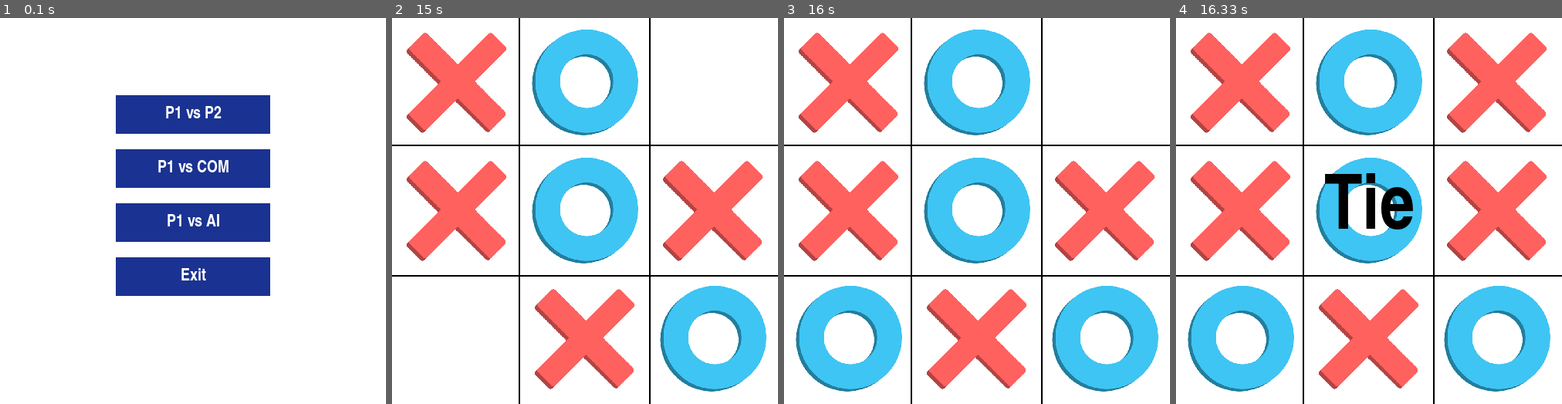
Above: before the commit, frames 1-4 (left to right).
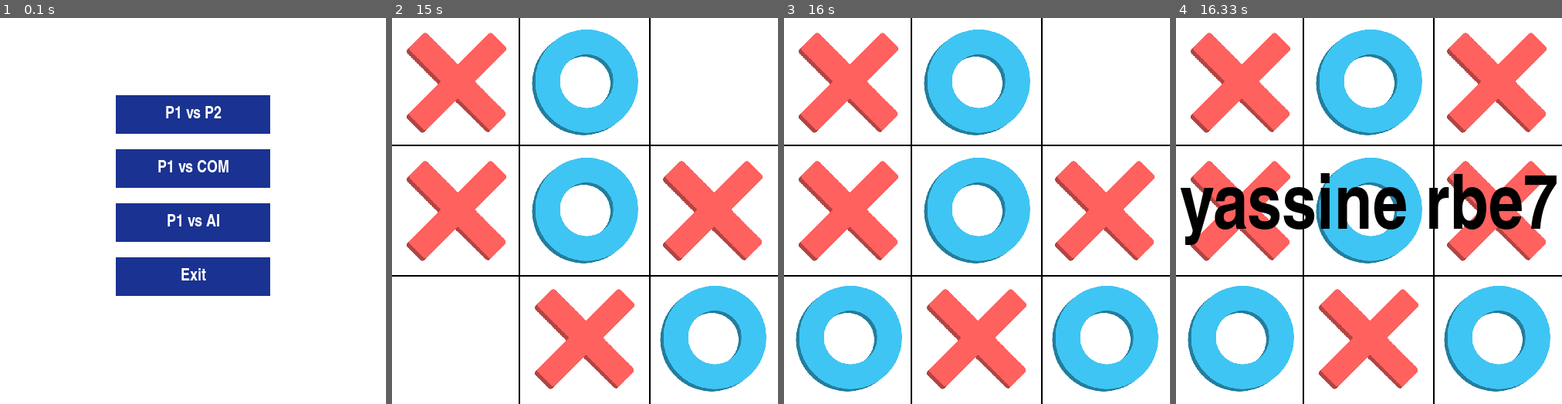
Above: after the commit, the same moments.

Repository: vyper0016/tic-tac-toe-pygame
Game: pygame game, started from tic.py
Two runs of this game, one before a commit and one after it. Both use one fixed random seed, a clock stepped at 60 frames per second and the inputs below.
Inputs (mouse positions are in pixels of both pictures, inside the frame that each line leads up to):
- Up to frame 1 (0.1 s): no input
- Up to frame 2 (15 s): click "P1 vs AI" at 0.38 s; click (457, 83) at 0.72 s; click (585, 83) at 1.15 s; move the mouse to (442, 172) at 1.43 s; click (442, 172) at 1.7 s; hold Down 7.97-8.43 s; tap Z at 8.03, 8.33, 8.53 s; hold Up 8.47-8.83 s; tap Enter at 8.87 s; click (469, 226) at 9.25 s; move the mouse to (538, 249) at 9.53 s; click (538, 249) at 9.7 s; click (577, 346) at 10.28 s; move the mouse to (546, 118) at 10.7 s; click (546, 118) at 11.05 s; move the mouse to (662, 164) at 11.53 s; click (662, 164) at 11.93 s; move the mouse to (727, 357) at 12.47 s; click (727, 357) at 12.92 s; click (457, 83) at 13.97 s; move the mouse to (515, 342) at 14.57 s
- Up to frame 3 (16 s): click (907, 342) at 15.05 s
- Up to frame 4 (16.33 s): click (1496, 83) at 16.17 s

Frames 1-3 are identical in both runs. In frame 4, 6.1% of the frame differs, in the area x 1-99%, y 40-59%.

Commit message:
Add files via upload
finally working (implemented alpha, beta for faster computations)

Diff:
--- a/tic.py
+++ b/tic.py
@@ -168,9 +168,9 @@
     def play(self, board):
         virtual_board = Board(a=board.array)
 
-        return change_boards(self.minimax(virtual_board, 0, True), board)
-
-    def minimax(self, state: Board, depth, maximizingPlayer):
+        return change_boards(self.minimax(virtual_board, 0, -inf, inf, True), board)
+
+    def minimax(self, state: Board, depth, alpha, beta, maximizingPlayer):
 
         if state.game_over():
             return static_evaluation(state, self.turn)
@@ -179,10 +179,13 @@
             maxEval = -inf
 
             for child in state.child_boards(self.turn):
-                eval = self.minimax(child, depth+1, False)
+                eval = self.minimax(child, depth+1, alpha, beta, False)
                 if eval > maxEval:
                     maxEval = eval
                     bestMove = child
+                alpha = max(alpha, eval)
+                if beta <= alpha:
+                    break
             if depth == 0:
                 return bestMove
             return maxEval
@@ -191,8 +194,11 @@
             minEval = inf
 
             for child in state.child_boards(1-self.turn):
-                eval = self.minimax(child, depth+1, True)
+                eval = self.minimax(child, depth+1, alpha, beta, True)
                 minEval = min(minEval, eval)
+                beta = min(beta, eval)
+                if beta <= alpha:
+                    break
             return minEval
 
 
@@ -252,7 +258,7 @@
     elif result == 0:
         text = 'O Wins'
     else:
-        text = 'Tie'
+        text = 'yassine rbe7'
 
     pygame.display.set_caption(text)
 
